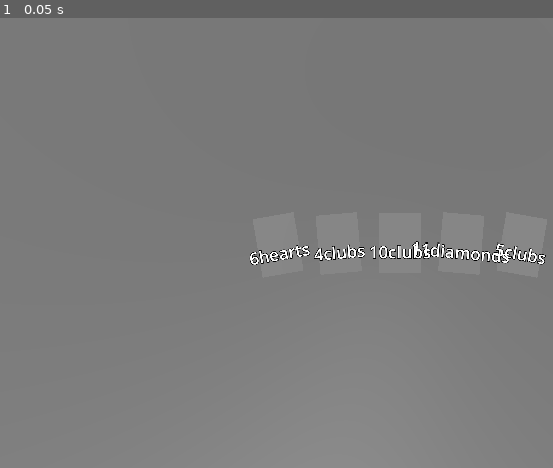
Above: before the commit, frame 1.
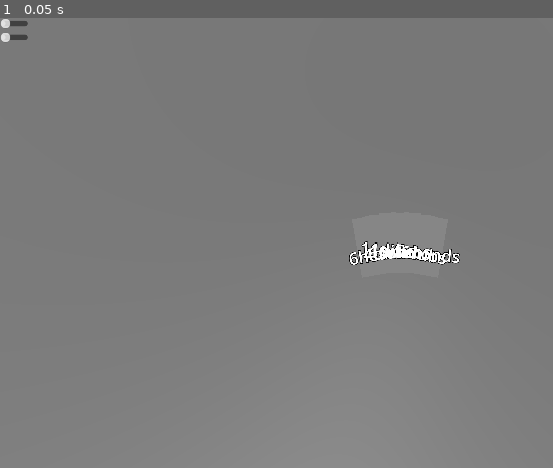
Above: after the commit, the same moment.

Repository: eerieA/game-qs-grill
Game: Godot game, scene res://scenes/main.tscn
The game is run twice, just before and just after one commit, with the same random seed, the same clock (stepped at 60 frames per second) and the same inputs.
Inputs:
- Up to frame 1 (0.05 s): no input

The runs differ from the first frame. In frame 1, 1.2% of the frame differs, in the area x 0-99%, y 0-55%.

Commit message:
sliders for dev tweaking the positioning of cards in a hand

Diff:
--- a/scenes/main.tscn
+++ b/scenes/main.tscn
@@ -24,3 +24,21 @@
 
 [node name="refPlane" type="MeshInstance3D" parent="."]
 mesh = SubResource("PlaneMesh_0wfyh")
+
+[node name="HandLookDevControls" type="VBoxContainer" parent="."]
+offset_right = 40.0
+offset_bottom = 40.0
+
+[node name="FanAngleSlider" type="HSlider" parent="HandLookDevControls"]
+layout_mode = 2
+tooltip_text = "Total fanning angle"
+max_value = 60.0
+
+[node name="SpacingSlider" type="HSlider" parent="HandLookDevControls"]
+layout_mode = 2
+tooltip_text = "Spacing of cards"
+max_value = 1.2
+step = 0.1
+
+[connection signal="value_changed" from="HandLookDevControls/FanAngleSlider" to="." method="_on_fan_angle_slider_value_changed"]
+[connection signal="value_changed" from="HandLookDevControls/SpacingSlider" to="." method="_on_spacing_slider_value_changed"]
--- a/scripts/main.gd
+++ b/scripts/main.gd
@@ -6,34 +6,41 @@
 
 @export var card3d_scene: PackedScene
 
+# These are used to store values passed from the HSlider value change
+var fan_angle_deg: float = 20.0
+var card_spacing: float = 0.005  # In world units, e.g. 1.0 means 1 m
+
+var current_hand: Array = []
+
 
 func _ready():
 	deck.generate_deck()
 	deck.shuffle_deck()
 
-	var hand = deck.draw(5)
+	current_hand = deck.draw(5)
 	print("--- Your hand ---")
-	for c in hand:
+	for c in current_hand:
 		print("%s of %s" % [c.rank, c.suit])
 
-	var result = evaluator.evaluate_hand(hand)
+	var result = evaluator.evaluate_hand(current_hand)
 	print("--- Result ---")
 	print(result)
 
 	# Visualize the random hand
-	_display_hand(hand)
+	_display_hand(current_hand)
+
 
 func _display_hand(hand: Array):
 	var card_count = hand.size()
 	if card_count == 0:
 		return
 
-	var spacing = 1.2  # distance between cards in meters
-	var total_width = (card_count - 1) * spacing
+	# distance between cards in meters
+	var total_width = (card_count - 1) * card_spacing
 	var start_x = -total_width / 2.0
 
 	# total spread angle
-	var fan_angle = deg_to_rad(20.0)
+	var fan_angle = deg_to_rad(fan_angle_deg)
 	var start_angle = -fan_angle / 2.0
 
 	for i in range(card_count):
@@ -51,6 +58,23 @@
 		var t = float(i) / (card_count - 1)
 		var angle = start_angle + t * fan_angle
 
-		card.position = Vector3(start_x + i * spacing, 0, 0)
+		card.position = Vector3(start_x + i * card_spacing, 0, 0)
 		#card.rotation_degrees.y = rad_to_deg(-angle)
 		card.set_rotation_y(rad_to_deg(-angle))
+
+
+func _refresh_hand():
+	# Remove current hand and re-display it with new layout
+	for c in hand_anchor.get_children():
+		c.queue_free()
+	_display_hand(current_hand)
+
+
+func _on_fan_angle_slider_value_changed(value: float) -> void:
+	fan_angle_deg = value
+	_refresh_hand()
+
+
+func _on_spacing_slider_value_changed(value: float) -> void:
+	card_spacing = value
+	_refresh_hand()
